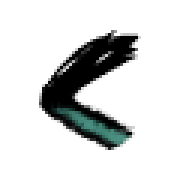
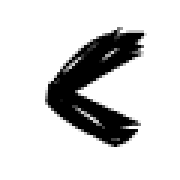
Before/after of a w=180, h=180 layered artwork. What changed in the layer stack:
removed layer "Modify" over 39, 30, 141, 150
showed "Layer", painted on it over 39, 27, 147, 150
